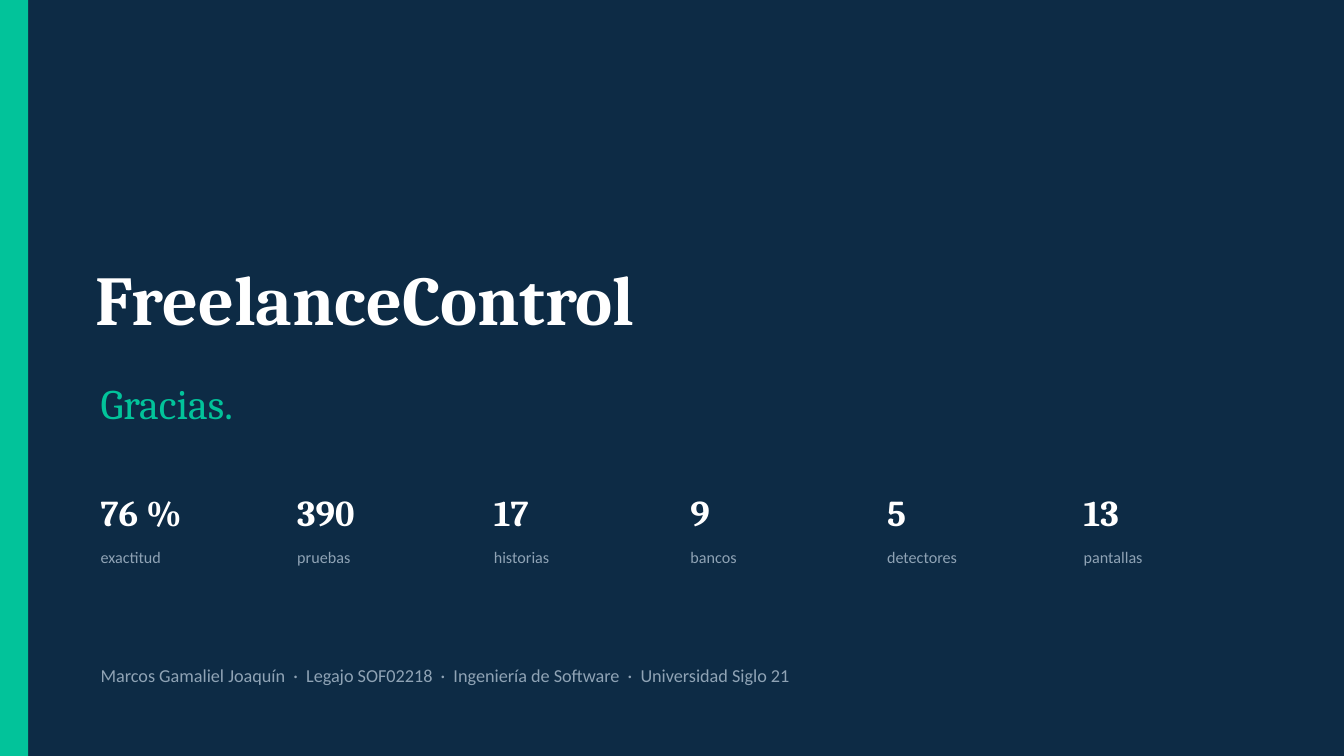
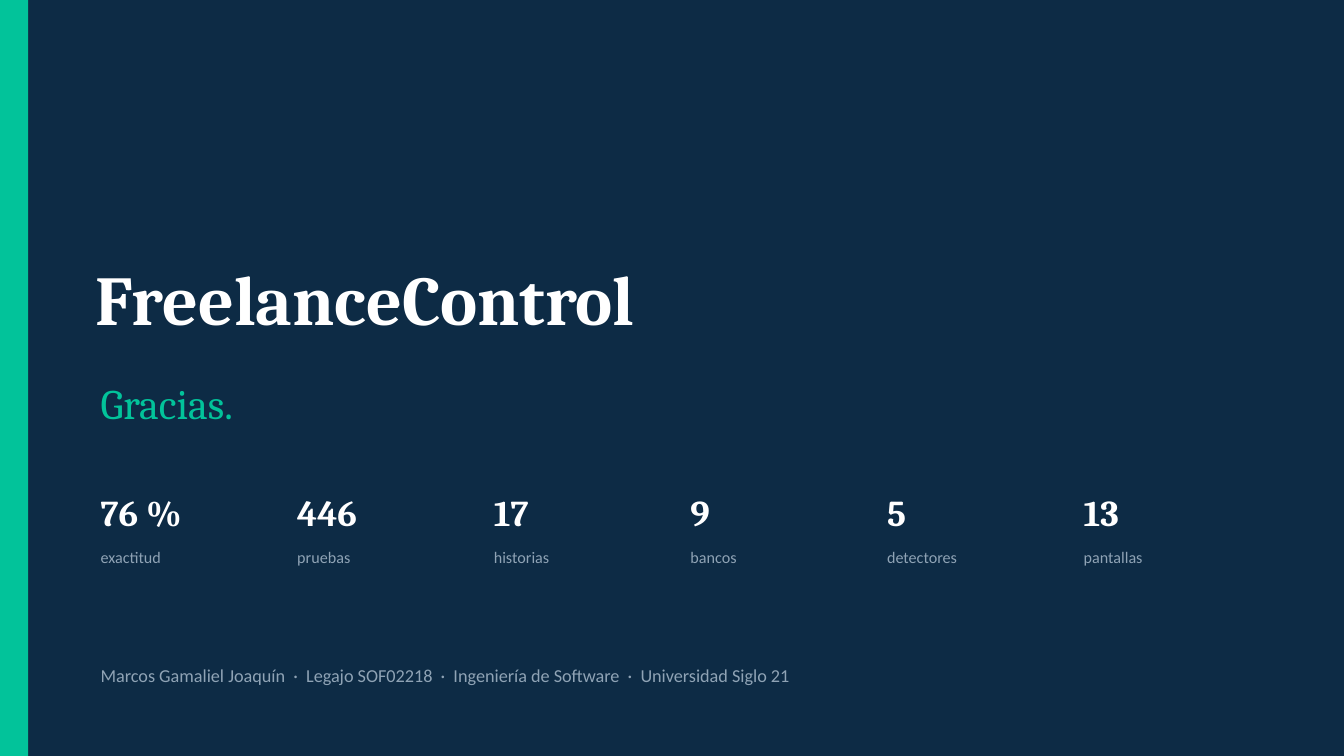
Before and after one commit to marcosjoaquin19/tfg-gestion-financiera-freelancers, a slide deck: slide 27 of defensa_final/slides/FreelanceControl_Defensa_Final.pptx. Drawn at 1344x756 pixels with LibreOffice and Linux fonts; fonts in the diff are those of the drawing. Boxes give left, top, right and bottom in pixels: in the first picture for what was removed or moved away, otherwise in the second. Text is boxed around its words. In the diff, an @@ line names an element or a change of style, - is before the commit and + after.

```diff
--- a/defensa_final/slides/FreelanceControl_Defensa_Final.pptx
+++ b/defensa_final/slides/FreelanceControl_Defensa_Final.pptx
@@ text at <box>297,501,357,527</box>: text changed @@
-390
+446
```
Also in this commit, not shown: 15 other slides changed, 1 slide added, 1 slide removed, 4 other files.
